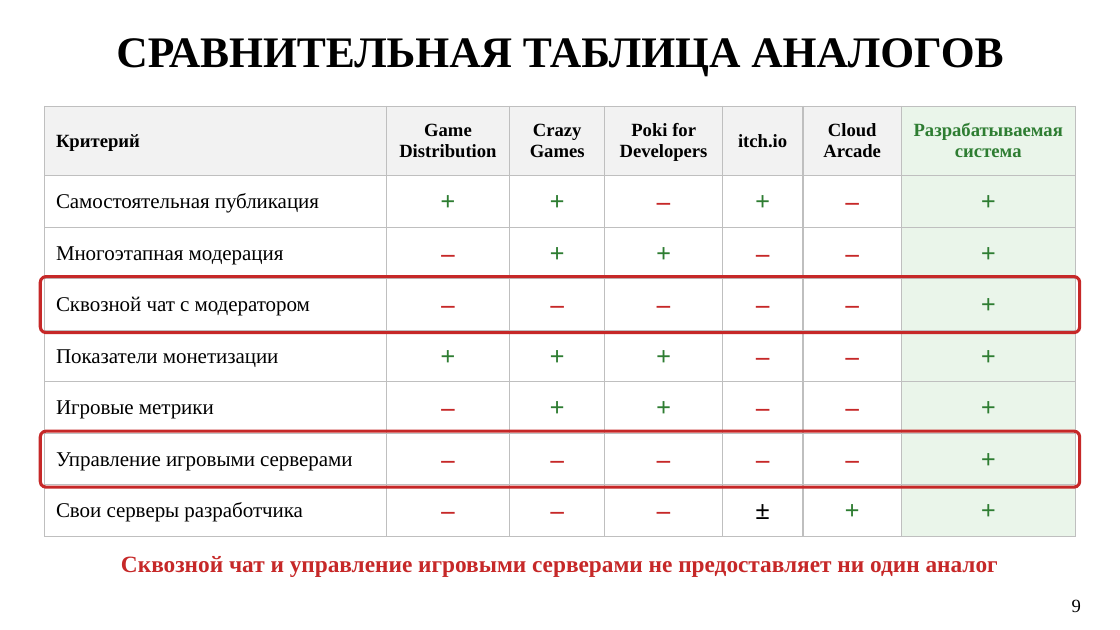
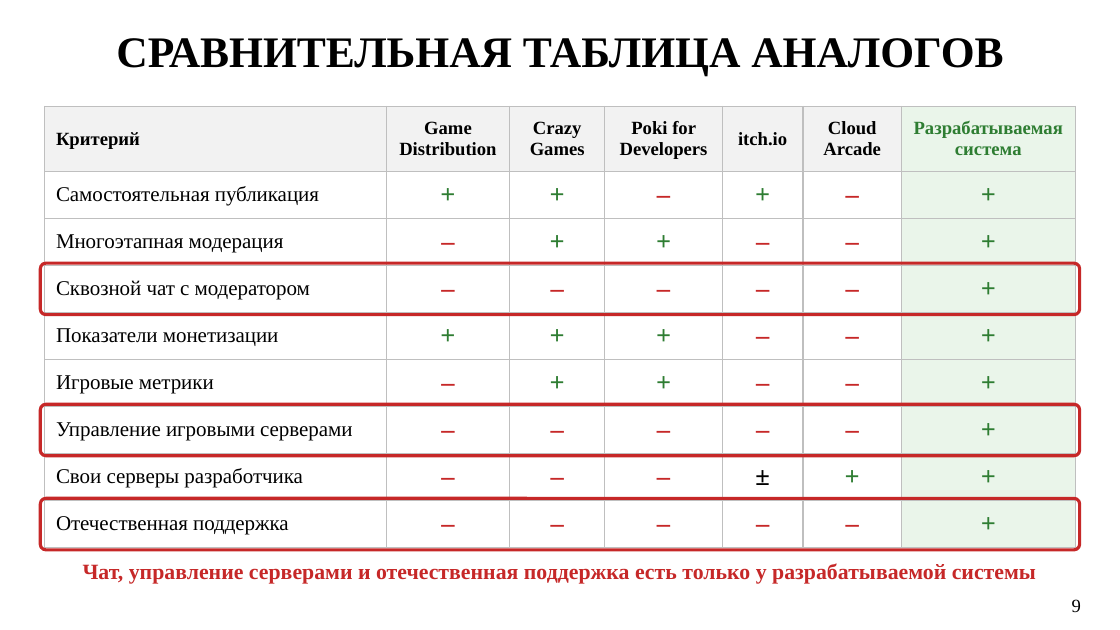
Before and after one commit to Be4Die/game-developer-hub, a slide deck: slide 9 of docs/Презентация_ВКР_Предзащита.pptx. Drawn at 1120x630 pixels with LibreOffice and Linux fonts; fonts in the diff are those of the drawing. Boxes give left, top, right and bottom in pixels: in the first picture for what was removed or moved away, otherwise in the second. Text is boxed around its words. In the diff, an @@ line names an element or a change of style, - is before the commit and + after.

```diff
--- a/docs/Презентация_ВКР_Предзащита.pptx
+++ b/docs/Презентация_ВКР_Предзащита.pptx
@@ table at (x1=45, y1=106, x2=1075, y2=539) @@
+row 9: Отечественная поддержка | – | – | – | – | – | +
@@ rounded rectangle resized from (x1=40, y1=277, x2=1080, y2=333) to (x1=40, y1=263, x2=1080, y2=315) @@
@@ rounded rectangle at (x1=40, y1=263, x2=1080, y2=315): proportions changed @@
@@ rounded rectangle at (x1=40, y1=404, x2=1080, y2=456): proportions changed @@
@@ rounded rectangle resized from (x1=40, y1=431, x2=1080, y2=487) to (x1=40, y1=404, x2=1080, y2=456) @@
@@ rounded rectangle added at (x1=40, y1=498, x2=1080, y2=550), outline #C62828 2 pt @@
@@ text added at (x1=83, y1=563, x2=1036, y2=584), 14 pt, text #C62828, bold @@
+Чат, управление серверами и отечественная поддержка есть только у разрабатываемой системы
@@ text removed at (x1=121, y1=556, x2=998, y2=577) @@
-Сквозной чат и управление игровыми серверами не предоставляет ни один аналог
```
Also in this commit, not shown: 3 other slides changed, 1 slide added, 7 other files.
